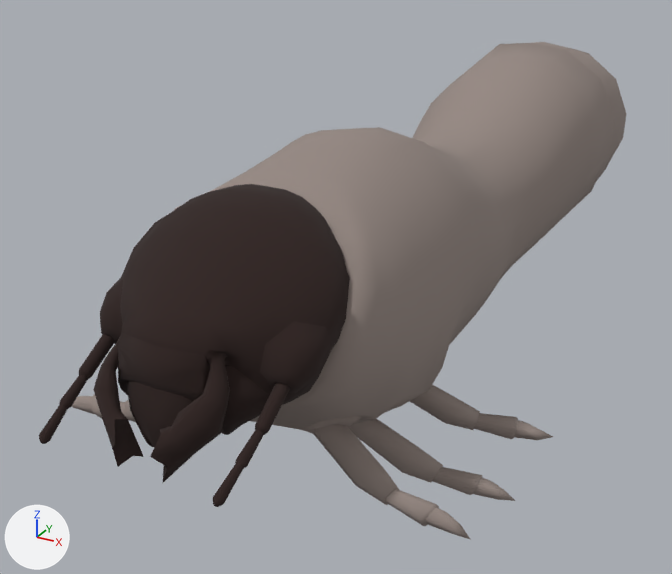
Two versions of the Blender file Larva Texturing .blend, one commit apart.
Rendered twice from a 50 mm camera at (1.29, -3.28, 1.53) aimed at (-0.31, -0.35, 0.07). Arrows for +X, +Y and +Z are at lower left; the lights stay in place. The picture after the commit comes second.

Objects in the first picture: 'Body', 'Head'.
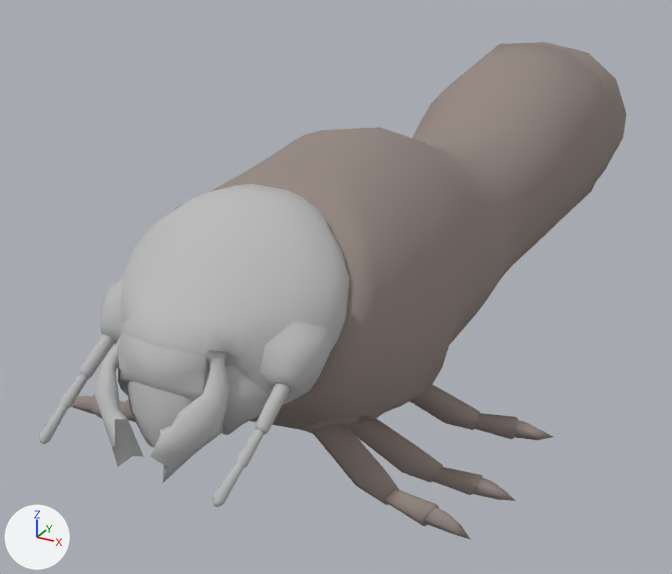
The change, as a list of edits to the scene's bpy script:
```text
Change mat_head:
    mat_head.base_color: (0.0265, 0.0126, 0.0107) -> (0.5, 0.5, 0.5)  # brown #2d1d1b -> grey #bcbcbc
```

Pixel boxes (x1, y1, x2, y2) of what changed, in the pictures (672 x 574 px):
'Head', recoloured (lighter)
    both: (39, 184, 350, 507)
